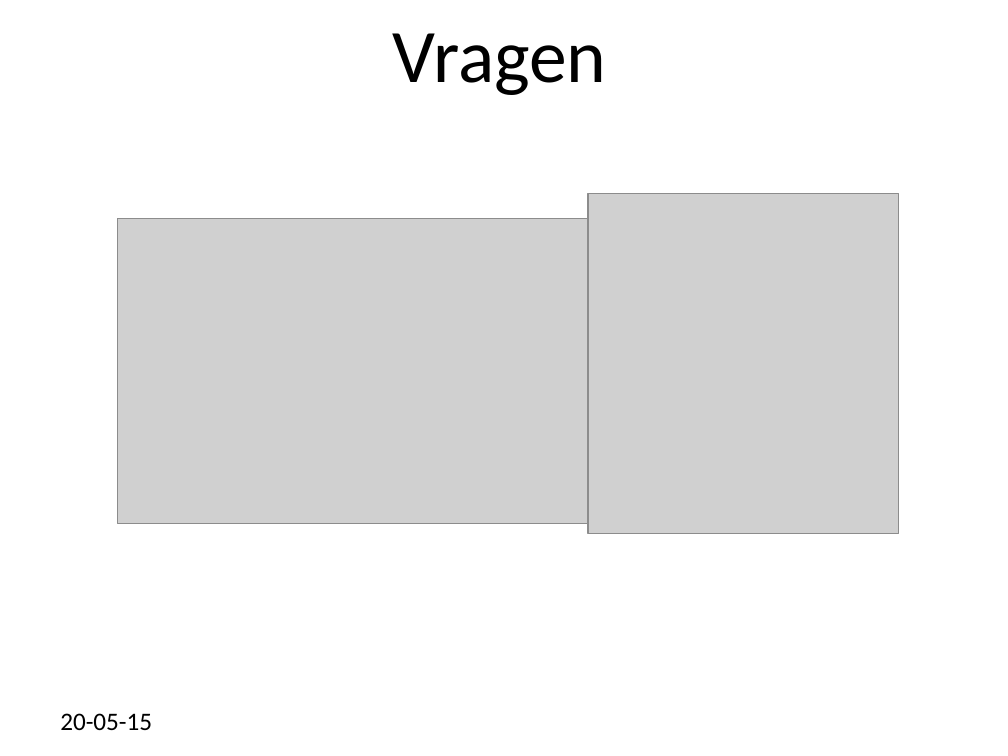
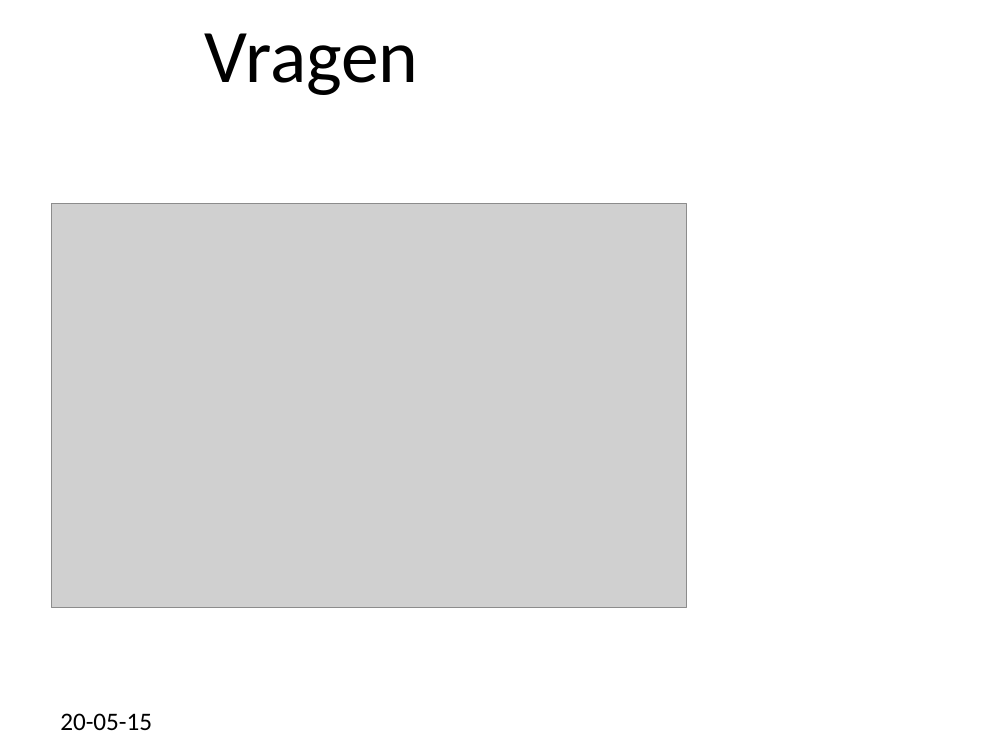
Before and after one commit to marten2/Heuristieken, a slide deck: slide 13 of niks.ppt (slide 14 before the commit). Drawn at 1008x756 pixels with LibreOffice and Linux fonts; fonts in the diff are those of the drawing; grey boxes stand for pictures; background and template pictures are left out. Boxes give left, top, right and bottom in pixels: in the first picture for what was removed or moved away, otherwise in the second. Text is boxed around its words. In the diff, an @@ line names an element or a change of style, - is before the commit and + after.

```diff
--- a/niks.ppt
+++ b/niks.ppt
@@ title "Vragen": place and size @@
-title "Vragen" at (392,33,606,95)
+title "Vragen" at (204,33,418,95)
@@ picture: place and size @@
-picture at (118,219,597,524)
+picture at (51,204,686,608)
@@ picture removed at (588,194,898,534) @@
```
Also in this commit, not shown: 9 other slides changed, 2 slides removed, 4 other files.
